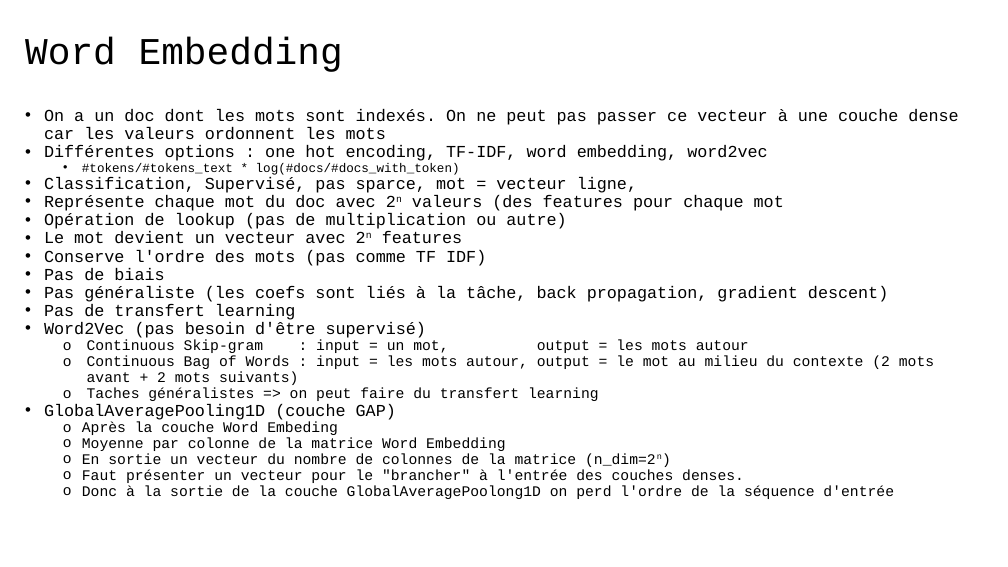
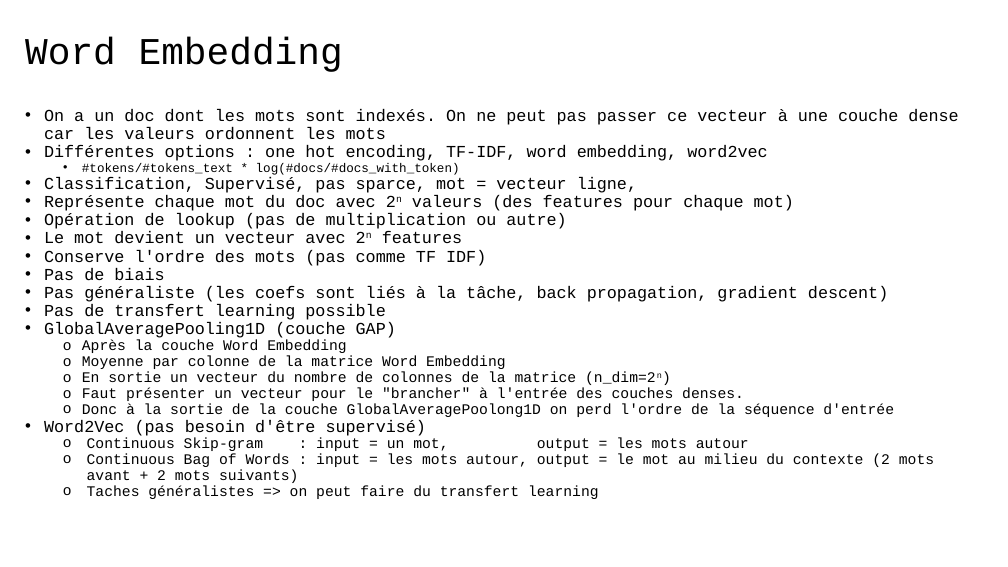
Before and after one commit to 40tude/fullstack_mars_2024, a slide deck: slide 10 of 12_assets/course_review.pptx. Drawn at 1008x567 pixels with LibreOffice and Linux fonts; fonts in the diff are those of the drawing. Boxes give left, top, right and bottom in pixels: in the first picture for what was removed or moved away, otherwise in the second. Text is boxed around its words. In the diff, an @@ line names an element or a change of style, - is before the commit and + after.

```diff
--- a/12_assets/course_review.pptx
+++ b/12_assets/course_review.pptx
@@ text at <box>44,195,794,211</box>: text changed @@
-• Représente chaque mot du doc avec 2n valeurs (des features pour chaque mot
+• Représente chaque mot du doc avec 2n valeurs (des features pour chaque mot)
@@ text at <box>44,304,894,417</box>: text changed; size 16 to 14 pt @@
-• Pas de transfert learning
+• Pas de transfert learning possible
+• GlobalAveragePooling1D (couche GAP)
+  o Après la couche Word Embedding
+  o Moyenne par colonne de la matrice Word Embedding
+  o En sortie un vecteur du nombre de colonnes de la matrice (n_dim=2n)
+  o Faut présenter un vecteur pour le "brancher" à l'entrée des couches denses.
+  o Donc à la sortie de la couche GlobalAveragePoolong1D on perd l'ordre de la séquence d'entrée
@@ text at <box>82,421,894,499</box>: paragraphs removed @@
-• GlobalAveragePooling1D (couche GAP)
-  o Après la couche Word Embeding
-  o Moyenne par colonne de la matrice Word Embedding
-  o En sortie un vecteur du nombre de colonnes de la matrice (n_dim=2n)
-  o Faut présenter un vecteur pour le "brancher" à l'entrée des couches denses.
-  o Donc à la sortie de la couche GlobalAveragePoolong1D on perd l'ordre de la séquence d'entrée
```
Also in this commit, not shown: 1 other slide changed, 1 other file.
